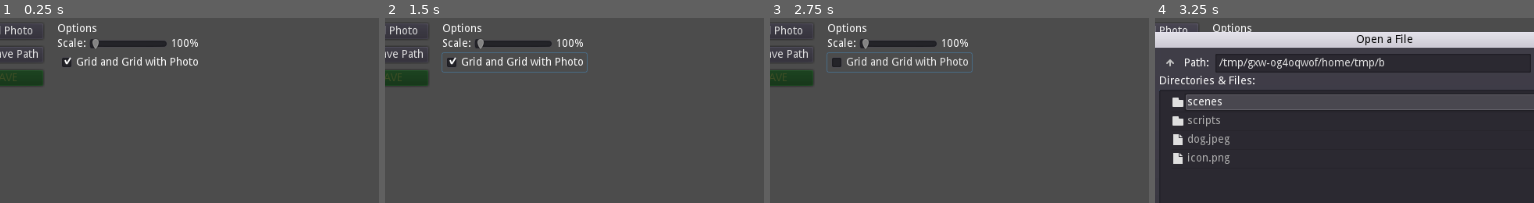
Above: before the commit, frames 1-4 (left to right).
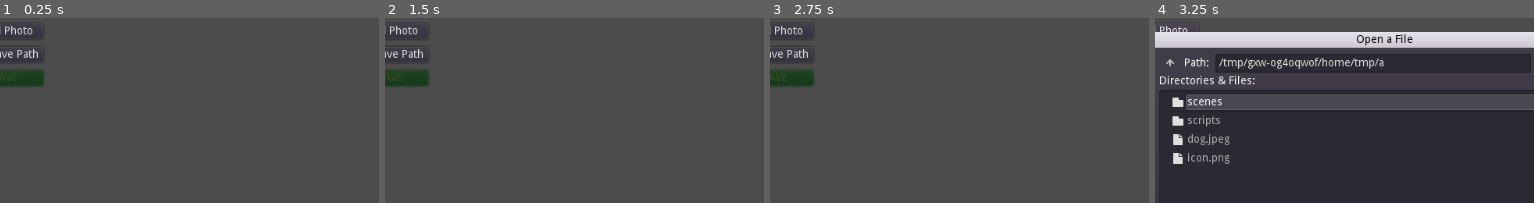
Above: after the commit, the same moments.

Repository: alfredbaudisch/grider
Game: Godot game, scene res://Main.tscn
The game is run twice, just before and just after one commit, with the same random seed, the same clock (stepped at 60 frames per second) and the same inputs.
Inputs (mouse positions are % of the whole screen's width and height, from its top left):
- Up to frame 1 (0.25 s): no input
- Up to frame 2 (1.5 s): click (22, 12) at 0.5 s, where only the run before the commit has a clickable "Grid and Grid with Photo"; click (22, 12) at 1.25 s, where only the run before the commit has a clickable "Grid and Grid with Photo"
- Up to frame 3 (2.75 s): click (22, 12) at 2 s, where only the run before the commit has a clickable "Grid and Grid with Photo"
- Up to frame 4 (3.25 s): click "Load Photo" at 2.75 s
The pictures show only the part of the screen within x 5-55%, y 0-50%; the shares and areas given below are measured in that part.

The runs differ from the first frame. In frame 1, 2.1% of the frame differs, in the area x 15-53%, y 2-27%; in frame 2, 2.6%, in the area x 14-54%, y 2-30%; in frame 3, 2.6%; in frame 4, 0.3%.

Commit message:
Grid settings controlling through the UI implement

Diff:
--- a/Main.tscn
+++ b/Main.tscn
@@ -199,7 +199,6 @@
 rect_min_size = Vector2( 10, 0 )
 
 [node name="Thirds" type="VBoxContainer" parent="MainContainer/Toolbar/Grids"]
-editor/display_folded = true
 margin_left = 140.0
 margin_right = 262.0
 margin_bottom = 80.0
@@ -400,7 +399,6 @@
 text = "Grid: Main Diagonals"
 
 [node name="MainContainer" type="HBoxContainer" parent="MainContainer/Toolbar/Grids/MainDiagonals"]
-editor/display_folded = true
 margin_top = 18.0
 margin_right = 132.0
 margin_bottom = 42.0
@@ -417,7 +415,6 @@
 text = "      "
 
 [node name="WidthContainer" type="HBoxContainer" parent="MainContainer/Toolbar/Grids/MainDiagonals"]
-editor/display_folded = true
 margin_top = 46.0
 margin_right = 132.0
 margin_bottom = 62.0
@@ -531,16 +528,21 @@
 [connection signal="pressed" from="MainContainer/Toolbar/MainActions/LoadSave/Save" to="." method="_on_Save_pressed"]
 [connection signal="value_changed" from="MainContainer/Toolbar/MainActions/ImageOptions/Scale/Scale" to="." method="_on_Scale_value_changed"]
 [connection signal="pressed" from="MainContainer/Toolbar/MainActions/ImageOptions/GridWithPhoto" to="." method="_on_GridWithPhoto_pressed"]
-[connection signal="toggled" from="MainContainer/Toolbar/Grids/Contour/MainContainer/Visible" to="MainContainer/Toolbar/MainActions/LoadSave/SetSavePath" method="_on_Visible_toggled"]
-[connection signal="value_changed" from="MainContainer/Toolbar/Grids/Contour/WidthContainer/Width" to="MainContainer/Toolbar/MainActions/LoadSave/SetSavePath" method="_on_Width_value_changed"]
-[connection signal="toggled" from="MainContainer/Toolbar/Grids/Thirds/MainContainer/Visible" to="MainContainer/Toolbar/MainActions/LoadSave/SetSavePath" method="_on_Visible_toggled"]
-[connection signal="value_changed" from="MainContainer/Toolbar/Grids/Thirds/WidthContainer/Width" to="MainContainer/Toolbar/MainActions/LoadSave/SetSavePath" method="_on_Width_value_changed"]
-[connection signal="toggled" from="MainContainer/Toolbar/Grids/MinorThirds/MainContainer/Visible" to="MainContainer/Toolbar/MainActions/LoadSave/SetSavePath" method="_on_Visible_toggled"]
-[connection signal="value_changed" from="MainContainer/Toolbar/Grids/MinorThirds/WidthContainer/Width" to="MainContainer/Toolbar/MainActions/LoadSave/SetSavePath" method="_on_Width_value_changed"]
-[connection signal="toggled" from="MainContainer/Toolbar/Grids/CentralCross/MainContainer/Visible" to="MainContainer/Toolbar/MainActions/LoadSave/SetSavePath" method="_on_Visible_toggled"]
-[connection signal="value_changed" from="MainContainer/Toolbar/Grids/CentralCross/WidthContainer/Width" to="MainContainer/Toolbar/MainActions/LoadSave/SetSavePath" method="_on_Width_value_changed"]
-[connection signal="toggled" from="MainContainer/Toolbar/Grids/MainDiagonals/MainContainer/Visible" to="MainContainer/Toolbar/MainActions/LoadSave/SetSavePath" method="_on_Visible_toggled"]
-[connection signal="value_changed" from="MainContainer/Toolbar/Grids/MainDiagonals/WidthContainer/Width" to="MainContainer/Toolbar/MainActions/LoadSave/SetSavePath" method="_on_Width_value_changed"]
+[connection signal="pressed" from="MainContainer/Toolbar/Grids/Contour/MainContainer/Visible" to="." method="_on_Visible_pressed" binds= [ 0 ]]
+[connection signal="color_changed" from="MainContainer/Toolbar/Grids/Contour/MainContainer/Color" to="." method="_on_Color_color_changed" binds= [ 0 ]]
+[connection signal="value_changed" from="MainContainer/Toolbar/Grids/Contour/WidthContainer/Width" to="." method="_on_Width_value_changed" binds= [ 0 ]]
+[connection signal="pressed" from="MainContainer/Toolbar/Grids/Thirds/MainContainer/Visible" to="." method="_on_Visible_pressed" binds= [ 1 ]]
+[connection signal="color_changed" from="MainContainer/Toolbar/Grids/Thirds/MainContainer/Color" to="." method="_on_Color_color_changed" binds= [ 1 ]]
+[connection signal="value_changed" from="MainContainer/Toolbar/Grids/Thirds/WidthContainer/Width" to="." method="_on_Width_value_changed" binds= [ 1 ]]
+[connection signal="pressed" from="MainContainer/Toolbar/Grids/MinorThirds/MainContainer/Visible" to="." method="_on_Visible_pressed" binds= [ 2 ]]
+[connection signal="color_changed" from="MainContainer/Toolbar/Grids/MinorThirds/MainContainer/Color" to="." method="_on_Color_color_changed" binds= [ 2 ]]
+[connection signal="value_changed" from="MainContainer/Toolbar/Grids/MinorThirds/WidthContainer/Width" to="." method="_on_Width_value_changed" binds= [ 2 ]]
+[connection signal="pressed" from="MainContainer/Toolbar/Grids/CentralCross/MainContainer/Visible" to="." method="_on_Visible_pressed" binds= [ 3 ]]
+[connection signal="color_changed" from="MainContainer/Toolbar/Grids/CentralCross/MainContainer/Color" to="." method="_on_Color_color_changed" binds= [ 3 ]]
+[connection signal="value_changed" from="MainContainer/Toolbar/Grids/CentralCross/WidthContainer/Width" to="." method="_on_Width_value_changed" binds= [ 3 ]]
+[connection signal="pressed" from="MainContainer/Toolbar/Grids/MainDiagonals/MainContainer/Visible" to="." method="_on_Visible_pressed" binds= [ 4 ]]
+[connection signal="color_changed" from="MainContainer/Toolbar/Grids/MainDiagonals/MainContainer/Color" to="." method="_on_Color_color_changed" binds= [ 4 ]]
+[connection signal="value_changed" from="MainContainer/Toolbar/Grids/MainDiagonals/WidthContainer/Width" to="." method="_on_Width_value_changed" binds= [ 4 ]]
 [connection signal="value_changed" from="MainContainer/PhotoScrollContainer/HBoxContainer/PhotoVScrollBar" to="MainContainer/PhotoScrollContainer/HBoxContainer/ViewportContainer/Viewport/Photo" method="_on_PhotoVScrollBar_value_changed"]
 [connection signal="file_selected" from="Dialogs/OpenFileDialog" to="." method="_on_OpenFileDialog_file_selected"]
 [connection signal="file_selected" from="Dialogs/SaveAsDialog" to="." method="_on_SaveAsDialog_file_selected"]
--- a/scripts/Controller.gd
+++ b/scripts/Controller.gd
@@ -29,6 +29,7 @@
 	if not has_photo():
 		grids.visible = false
 		save.disabled = true
+		image_options.visible = false
 		return
 
 	var settings = photo.get_grid_settings()
@@ -51,6 +52,7 @@
 	var ui_with_photo = image_options.get_node("GridWithPhoto")
 	ui_with_photo.set_pressed(photo.get_save_grid_with_photo())
 
+	image_options.visible = true
 	grids.visible = true
 	save.disabled = false
 
@@ -97,3 +99,33 @@
 
 func _on_GridWithPhoto_pressed():
 	photo.set_save_grid_with_photo(!photo.get_save_grid_with_photo())
+
+#
+# Grids
+#
+
+func _get_grid_settings(grid_type_pos):
+	return photo.get_grid_settings()[grid_type_pos]
+
+func _on_Visible_pressed(grid_type):
+	photo.set_grid_visible(grid_type, !_get_grid_settings(grid_type).visible)
+	photo.reload()
+
+func _on_Width_value_changed(value, grid_type):
+	if not has_photo(): return
+	var current = _get_grid_settings(grid_type).width
+
+	if current != value:
+		photo.set_grid_width(grid_type, value)
+		photo.reload()
+		_reload_ui()
+
+
+func _on_Color_color_changed(color, grid_type):
+	if not has_photo(): return
+	var current = _get_grid_settings(grid_type).color
+
+	if current != color:
+		photo.set_grid_color(grid_type, color)
+		photo.reload()
+		_reload_ui()
